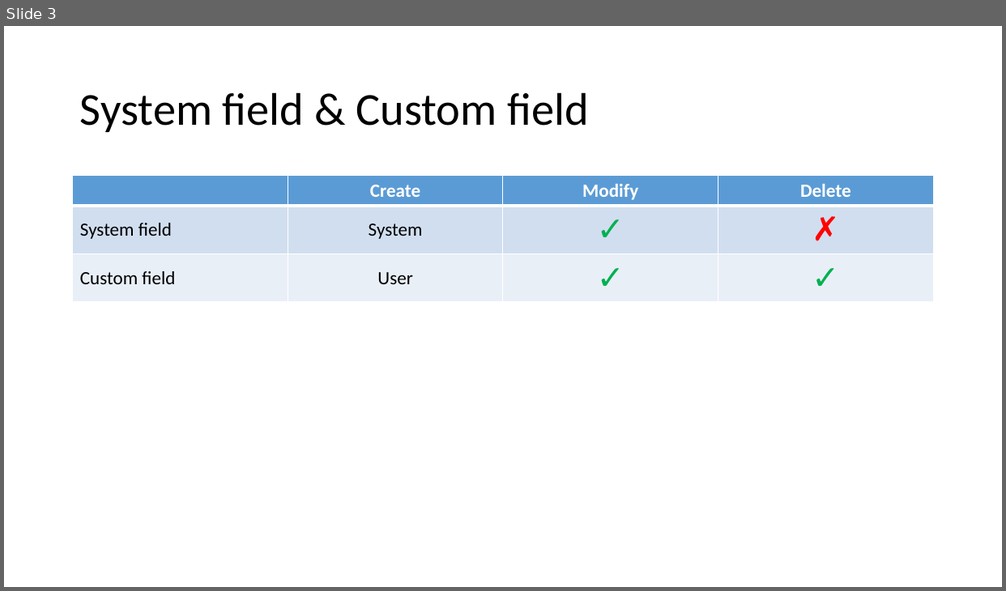
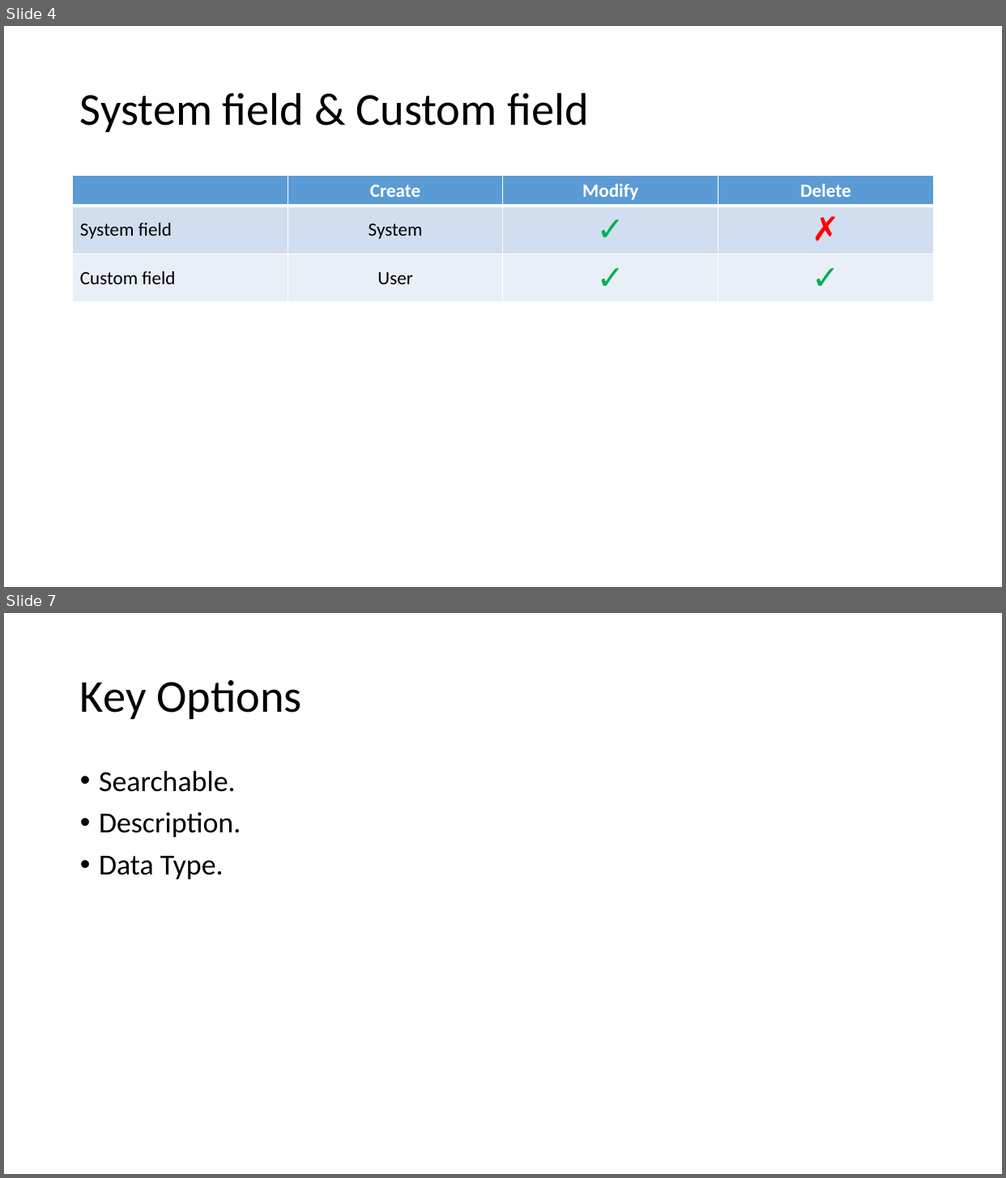
Before and after one commit to hevilhuy/Reports, a slide deck: Document/Report 2.pptx. Shown one above the other, each under a label of ours: slide 3 before the commit, slides 4 and 7 after it; the slides between them are not shown. The pictures are 1006x591 and 1006x1178 pixels, drawn with LibreOffice and Linux fonts; fonts in the diff are those of the drawing. Boxes give left, top, right and bottom in pixels: in the first picture for what was removed or moved away, otherwise in the second. Text is boxed around its words. In the diff, an @@ line names an element or a change of style, - is before the commit and + after.

```diff
--- a/Document/Report 2.pptx
+++ b/Document/Report 2.pptx
@@ slide 7 added at (4,613,1002,1174), background #FFFFFF @@
@@ title added at (80,680,302,719), 44 pt, text #000000 @@
+Key Options
@@ text added at (99,771,241,879), 28 pt, text #000000 @@
+• Searchable.
+• Description.
+• Data Type.
@@ what was slide 3 is now slide 4 @@
```
Also in this commit, not shown: 2 slides changed, 25 other slides added, 1 slide removed, 1 other file.
